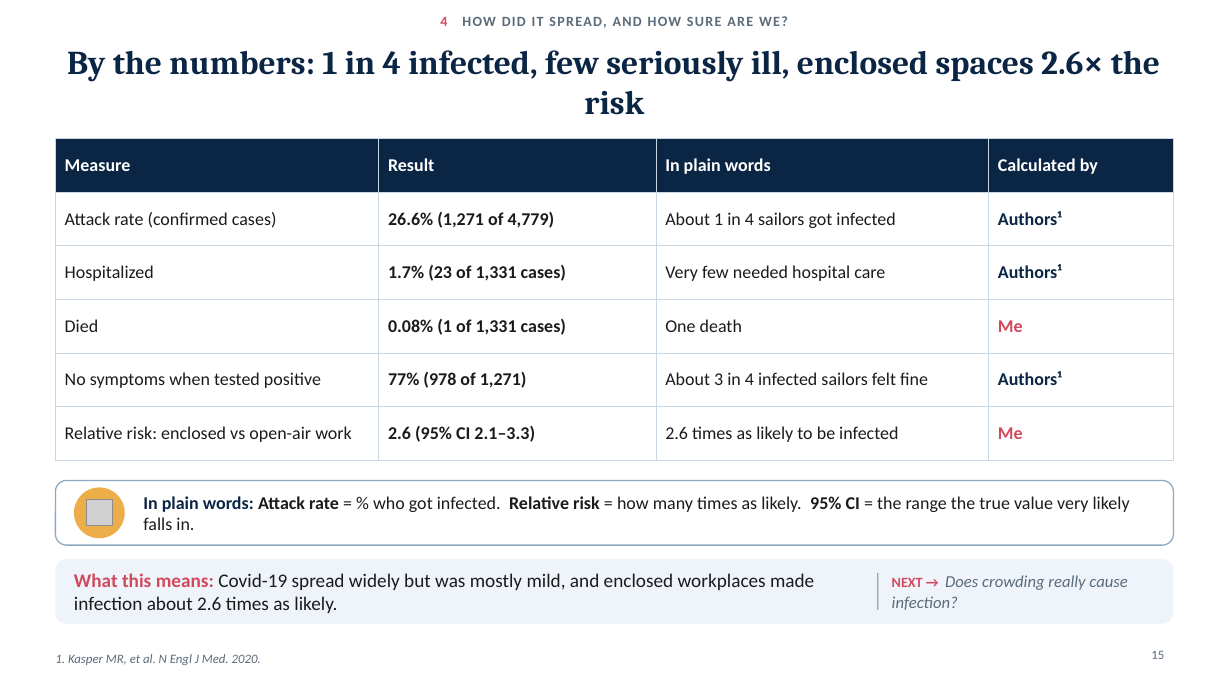
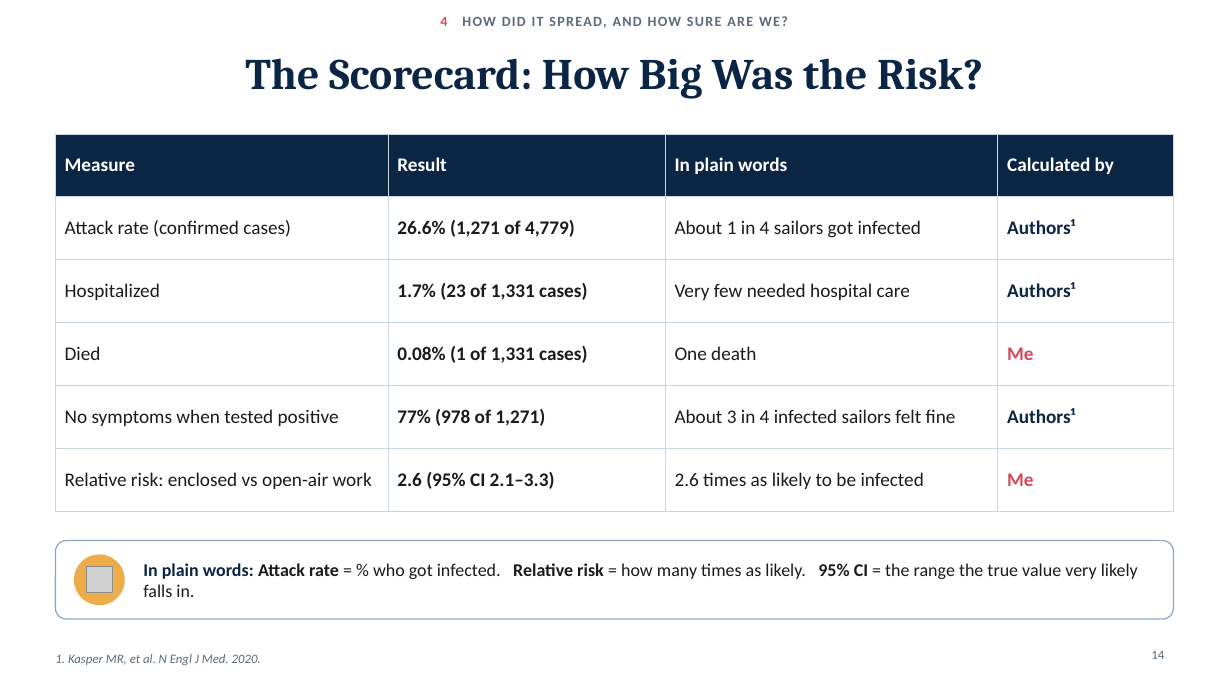
Before and after one commit to adebowa96/Research, a slide deck: slide 14 of Outbreak_of_the_Day/Covid19_Aircraft_Carrier_Outbreak.pptx (slide 15 before the commit). Drawn at 1232x693 pixels with LibreOffice and Linux fonts; fonts in the diff are those of the drawing; grey boxes stand for pictures. Boxes give left, top, right and bottom in pixels: in the first picture for what was removed or moved away, otherwise in the second. Text is boxed around its words. In the diff, an @@ line names an element or a change of style, - is before the commit and + after.

```diff
--- a/Outbreak_of_the_Day/Covid19_Aircraft_Carrier_Outbreak.pptx
+++ b/Outbreak_of_the_Day/Covid19_Aircraft_Carrier_Outbreak.pptx
@@ title at bbox=[245, 58, 983, 99]: text changed; size 26 to 34 pt @@
-By the numbers: 1 in 4 infected, few seriously ill, enclosed spaces 2.6× the risk
+The Scorecard: How Big Was the Risk?
@@ table at bbox=[55, 134, 1174, 493] @@
@@ size 14 to 15 pt @@
@@ table: place and size @@
-table at bbox=[55, 139, 1174, 446]
+table at bbox=[55, 134, 1174, 493]
@@ rounded rectangle: place and size @@
-rounded rectangle at bbox=[55, 481, 1174, 545]
+rounded rectangle at bbox=[55, 541, 1174, 619]
@@ rounded rectangle at bbox=[55, 541, 1174, 619]: proportions changed @@
@@ rounded rectangle removed at bbox=[55, 559, 1174, 624] @@
@@ ellipse: place and size @@
-ellipse at bbox=[74, 488, 125, 539]
+ellipse at bbox=[74, 555, 125, 605]
@@ picture: place and size @@
-picture at bbox=[86, 500, 113, 527]
+picture at bbox=[86, 567, 113, 593]
@@ text "In plain words: Attack rate ..." rewrapped from bbox=[143, 496, 1130, 530] to bbox=[143, 563, 1138, 597] @@
@@ text removed at bbox=[74, 573, 814, 613] @@
-What this means: Covid-19 spread widely but was mostly mild, and enclosed workplaces made infection about 2.6 times as likely.
@@ line removed from (878, 573) to (878, 610) @@
@@ text removed at bbox=[892, 575, 1127, 610] @@
-NEXT → Does crowding really cause infection?
@@ page number at bbox=[1151, 651, 1164, 659]: text changed @@
-15
+14
```
Also in this commit, not shown: 12 other slides changed, 6 slides added, 7 slides removed.
